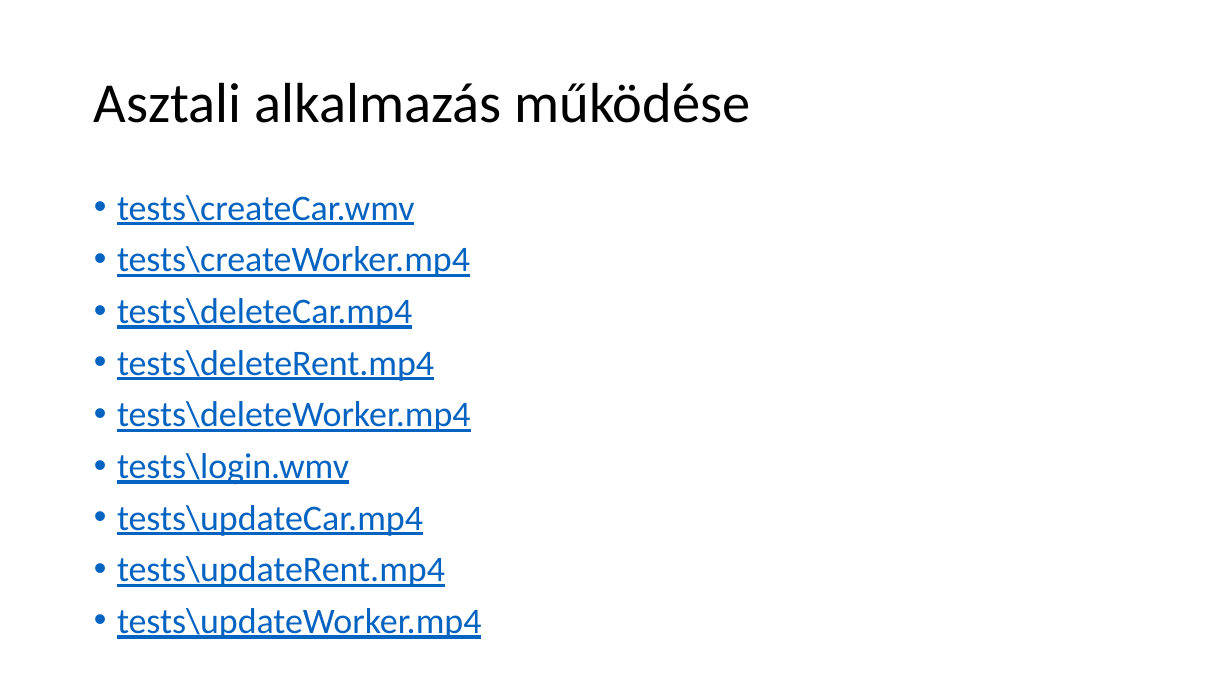
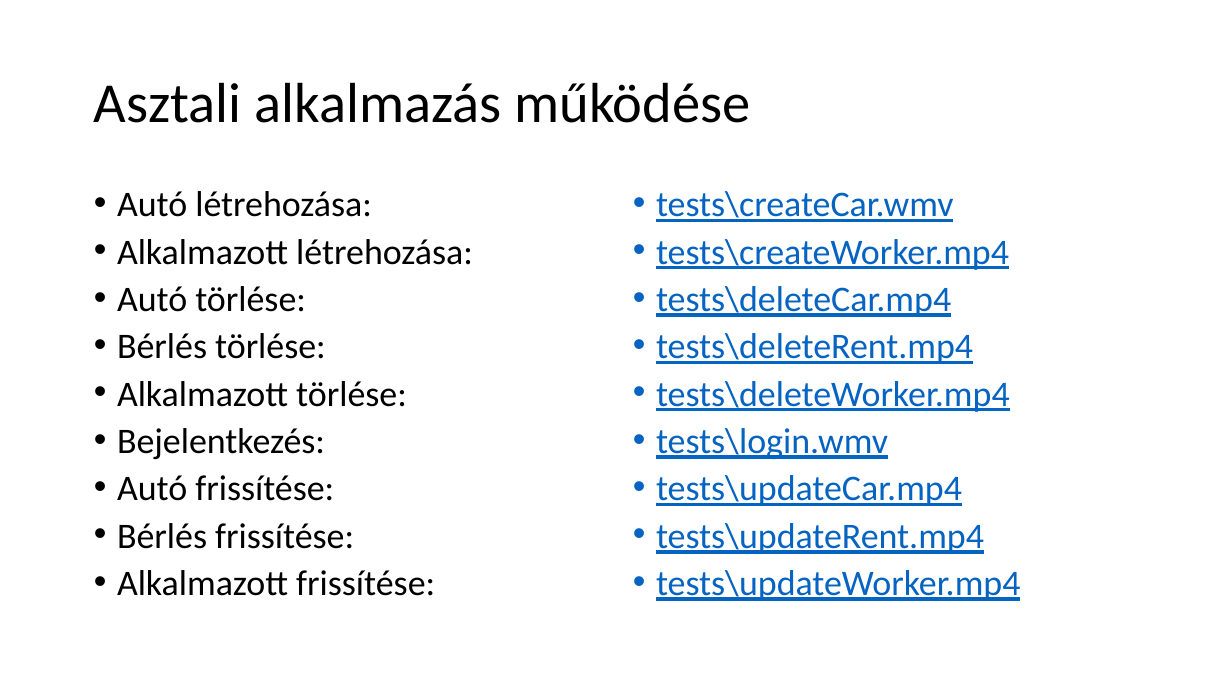
Before and after one commit to KantorKrisztian/Rentaruro_projekt, a slide deck: slide 14 of Rentaruro.pptx (slide 8 before the commit). Drawn at 1232x693 pixels with LibreOffice and Linux fonts; fonts in the diff are those of the drawing. Boxes give left, top, right and bottom in pixels: in the first picture for what was removed or moved away, otherwise in the second. Text is boxed around its words. In the diff, an @@ line names an element or a change of style, - is before the commit and + after.

Commit message:
ppt

```diff
--- a/Rentaruro.pptx
+++ b/Rentaruro.pptx
@@ text added at <box>117,191,473,596</box>, 28 pt, text #000000 @@
+• Autó létrehozása:
+• Alkalmazott létrehozása:
+• Autó törlése:
+• Bérlés törlése:
+• Alkalmazott törlése:
+• Bejelentkezés:
+• Autó frissítése:
+• Bérlés frissítése:
+• Alkalmazott frissítése:
@@ text "tests\createCar.wmv": place and size @@
-text "tests\createCar.wmv" at <box>117,195,481,639</box>
+text "tests\createCar.wmv" at <box>656,191,1020,601</box>
@@ text "tests\createCar.wmv" at <box>656,191,1020,601</box>: line spacing 0.9 to 0.8 @@
```
Also in this commit, not shown: 2 other slides changed, 7 slides added.
